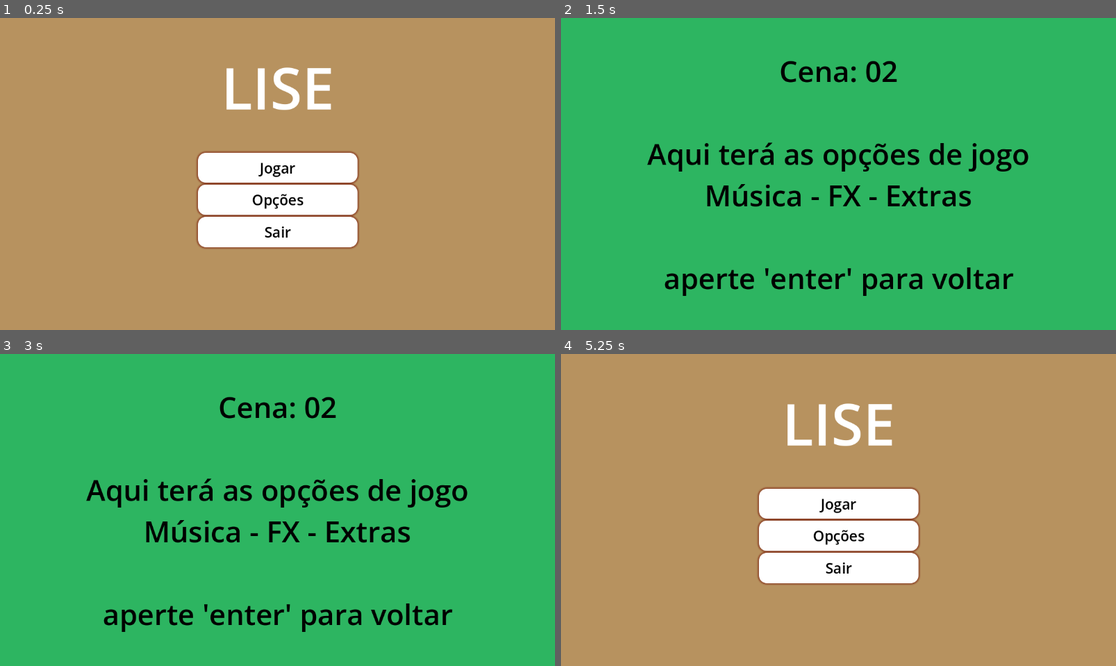
Above: before the commit, frames 1-4 (two rows, left to right).
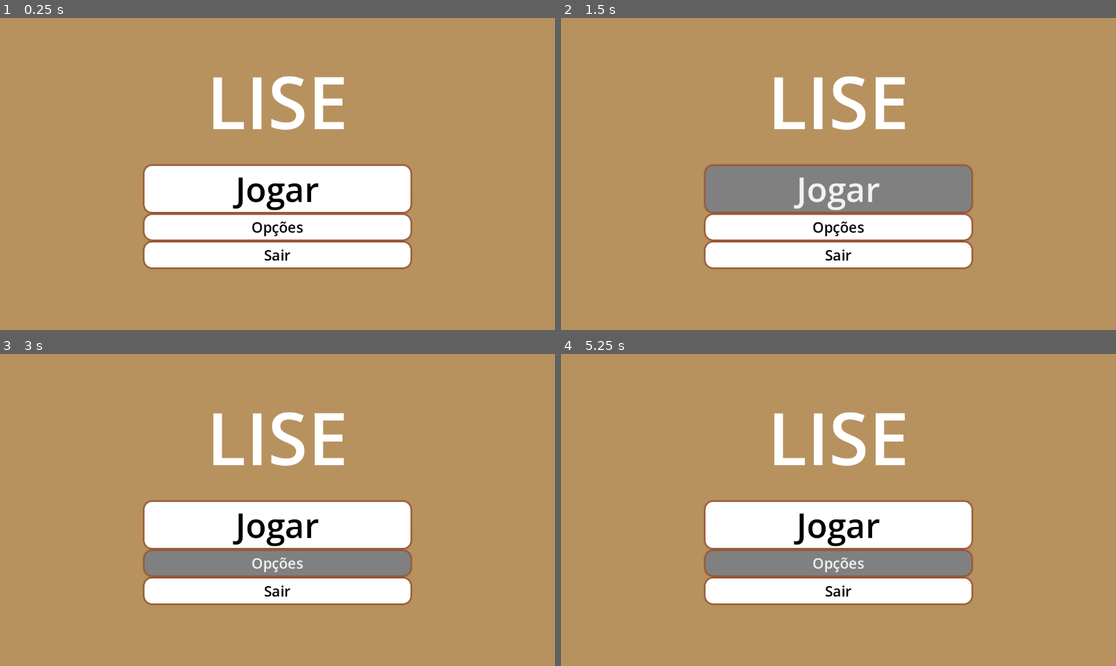
Above: after the commit, the same moments.

Repository: joaquimciencias/game-lise-clicker
Game: Godot game, scene res://Scenes/00-main_menu.tscn
The game is run twice, just before and just after one commit, with the same random seed, the same clock (stepped at 60 frames per second) and the same inputs.
Inputs (mouse positions are in pixels of both pictures, inside the frame that each line leads up to):
- Up to frame 1 (0.25 s): no input
- Up to frame 2 (1.5 s): click "Opções" at 0.5 s; click (838, 189) at 1.25 s, where only the run after the commit has a clickable "Jogar"
- Up to frame 3 (3 s): click (277, 525) at 2 s, where only the run after the commit has a clickable "Jogar"; click (277, 563) at 2.75 s, where only the run after the commit has a clickable "Opções"
- Up to frame 4 (5.25 s): click (838, 525) at 3.5 s, where only the run after the commit has a clickable "Jogar"; click (838, 563) at 4.25 s, where only the run after the commit has a clickable "Opções"; tap Enter (ui_accept) at 5, 5.1 s

The runs differ from the first frame. In frame 1, 14% of the frame differs, in the area x 25-75%, y 15-81%; in frame 2, 100%, in the area x 0-100%, y 0-100%; in frame 3, 100%; in frame 4, 16%.

Commit message:
Melhorado Menu e game
- adicinonado composition no menu
- adicionado barras de progresso e scripts na cena game

Diff:
--- a/Scenes/00-main_menu.tscn
+++ b/Scenes/00-main_menu.tscn
@@ -1,82 +1,15 @@
 [gd_scene format=3 uid="uid://jji7dfptqi1l"]
 
 [ext_resource type="Script" uid="uid://d2ktjhwsgwll2" path="res://Scripts/main_menu.gd" id="1_1tw60"]
+[ext_resource type="PackedScene" uid="uid://dkg2ss3o528j2" path="res://Scenes/MenuButton.tscn" id="2_s1yor"]
 
 [sub_resource type="StyleBoxFlat" id="StyleBoxFlat_ig7tw"]
 bg_color = Color(0.7192035, 0.5718752, 0.37420273, 1)
 
-[sub_resource type="StyleBoxFlat" id="StyleBoxFlat_7dm0k"]
-bg_color = Color(1, 1, 1, 1)
-border_color = Color(0.15847227, 0.15847233, 0.15847221, 1)
-border_blend = true
-corner_radius_top_left = 16
-corner_radius_top_right = 16
-corner_radius_bottom_right = 16
-corner_radius_bottom_left = 16
-shadow_color = Color(0.43872616, 0.06018833, 2.4065375e-08, 0.6)
-shadow_size = 5
-
-[sub_resource type="StyleBoxFlat" id="StyleBoxFlat_h2yge"]
-bg_color = Color(0.1584723, 0.15847233, 0.1584723, 1)
-border_blend = true
-corner_radius_top_left = 16
-corner_radius_top_right = 16
-corner_radius_bottom_right = 16
-corner_radius_bottom_left = 16
-shadow_color = Color(0.43872616, 0.06018833, 2.4065375e-08, 0.6)
-shadow_size = 5
-
-[sub_resource type="StyleBoxFlat" id="StyleBoxFlat_0xm2m"]
-bg_color = Color(0.50140655, 0.5014065, 0.5014065, 1)
-border_blend = true
-corner_radius_top_left = 16
-corner_radius_top_right = 16
-corner_radius_bottom_right = 16
-corner_radius_bottom_left = 16
-shadow_color = Color(0.43872616, 0.06018833, 2.4065375e-08, 0.6)
-shadow_size = 5
-
-[sub_resource type="StyleBoxFlat" id="StyleBoxFlat_lquwl"]
-bg_color = Color(0.1584723, 0.15847233, 0.1584723, 1)
-border_blend = true
-corner_radius_top_left = 16
-corner_radius_top_right = 16
-corner_radius_bottom_right = 16
-corner_radius_bottom_left = 16
-shadow_color = Color(0.43872616, 0.06018833, 2.4065375e-08, 0.6)
-shadow_size = 5
-
-[sub_resource type="StyleBoxFlat" id="StyleBoxFlat_7mycd"]
-bg_color = Color(0.50140655, 0.5014065, 0.5014065, 1)
-border_blend = true
-corner_radius_top_left = 16
-corner_radius_top_right = 16
-corner_radius_bottom_right = 16
-corner_radius_bottom_left = 16
-shadow_color = Color(0.43872616, 0.06018833, 2.4065375e-08, 0.6)
-shadow_size = 5
-
-[sub_resource type="StyleBoxFlat" id="StyleBoxFlat_1bvp3"]
-bg_color = Color(0.1584723, 0.15847233, 0.1584723, 1)
-border_blend = true
-corner_radius_top_left = 16
-corner_radius_top_right = 16
-corner_radius_bottom_right = 16
-corner_radius_bottom_left = 16
-shadow_color = Color(0.43872616, 0.06018833, 2.4065375e-08, 0.6)
-shadow_size = 5
-
-[node name="MainMenu" type="Control" unique_id=438082473]
-layout_mode = 3
-anchors_preset = 15
-anchor_right = 1.0
-anchor_bottom = 1.0
-grow_horizontal = 2
-grow_vertical = 2
+[node name="MainMenu" type="CanvasLayer" unique_id=643699828]
 script = ExtResource("1_1tw60")
 
-[node name="Panel" type="Panel" parent="." unique_id=1100237124]
-layout_mode = 1
+[node name="Background" type="Panel" parent="." unique_id=1100237124]
 anchors_preset = 15
 anchor_right = 1.0
 anchor_bottom = 1.0
@@ -84,65 +17,45 @@
 grow_vertical = 2
 theme_override_styles/panel = SubResource("StyleBoxFlat_ig7tw")
 
-[node name="VBoxContainer" type="VBoxContainer" parent="." unique_id=989155235]
-layout_mode = 1
-anchors_preset = 8
-anchor_left = 0.5
-anchor_top = 0.5
-anchor_right = 0.5
-anchor_bottom = 0.5
-offset_left = -165.5
-offset_top = -44.0
-offset_right = 165.5
-offset_bottom = 152.0
+[node name="UserInterface" type="MarginContainer" parent="." unique_id=831212140]
+anchors_preset = 15
+anchor_right = 1.0
+anchor_bottom = 1.0
 grow_horizontal = 2
 grow_vertical = 2
-theme_override_constants/separation = 4
+theme_override_constants/margin_left = 300
+theme_override_constants/margin_top = 70
+theme_override_constants/margin_right = 300
+theme_override_constants/margin_bottom = 130
 
-[node name="Start" type="Button" parent="VBoxContainer" unique_id=815109016]
+[node name="MenuOptions" type="VBoxContainer" parent="UserInterface" unique_id=989155235]
 layout_mode = 2
-size_flags_vertical = 3
-theme_override_colors/font_color = Color(0, 0, 0, 1)
-theme_override_font_sizes/font_size = 30
-theme_override_styles/normal = SubResource("StyleBoxFlat_7dm0k")
-theme_override_styles/pressed = SubResource("StyleBoxFlat_h2yge")
-theme_override_styles/hover = SubResource("StyleBoxFlat_0xm2m")
+theme_override_constants/separation = 6
+
+[node name="LiseLogo" type="Label" parent="UserInterface/MenuOptions" unique_id=2049152389]
+layout_mode = 2
+theme_override_colors/font_shadow_color = Color(0.51274824, 0.107140146, 0.229482, 0)
+theme_override_font_sizes/font_size = 150
+text = "LISE"
+horizontal_alignment = 1
+
+[node name="HSeparator" type="HSeparator" parent="UserInterface/MenuOptions" unique_id=221334401]
+modulate = Color(1, 1, 1, 0)
+layout_mode = 2
+theme_override_constants/separation = 20
+
+[node name="Start" parent="UserInterface/MenuOptions" unique_id=821937510 instance=ExtResource("2_s1yor")]
+layout_mode = 2
+theme_override_font_sizes/font_size = 70
 text = "Jogar"
 
-[node name="Options" type="Button" parent="VBoxContainer" unique_id=1021516295]
+[node name="Options" parent="UserInterface/MenuOptions" unique_id=183552311 instance=ExtResource("2_s1yor")]
 layout_mode = 2
-size_flags_vertical = 3
-theme_override_colors/font_color = Color(0, 0, 0, 1)
-theme_override_font_sizes/font_size = 30
-theme_override_styles/normal = SubResource("StyleBoxFlat_7dm0k")
-theme_override_styles/pressed = SubResource("StyleBoxFlat_lquwl")
-theme_override_styles/hover = SubResource("StyleBoxFlat_7mycd")
-text = "Opções"
+text = "Opções
+"
+action_type = 1
 
-[node name="Exit" type="Button" parent="VBoxContainer" unique_id=1087723708]
+[node name="Exit" parent="UserInterface/MenuOptions" unique_id=1962946858 instance=ExtResource("2_s1yor")]
 layout_mode = 2
-size_flags_vertical = 3
-theme_override_colors/font_color = Color(0, 0, 0, 1)
-theme_override_font_sizes/font_size = 30
-theme_override_styles/normal = SubResource("StyleBoxFlat_7dm0k")
-theme_override_styles/pressed = SubResource("StyleBoxFlat_1bvp3")
-theme_override_styles/hover = SubResource("StyleBoxFlat_0xm2m")
 text = "Sair"
-
-[node name="Label" type="Label" parent="." unique_id=2049152389]
-layout_mode = 1
-anchors_preset = 5
-anchor_left = 0.5
-anchor_right = 0.5
-offset_left = -117.5
-offset_top = 61.0
-offset_right = 117.5
-offset_bottom = 226.0
-grow_horizontal = 2
-theme_override_colors/font_shadow_color = Color(0.51274824, 0.107140146, 0.229482, 0)
-theme_override_font_sizes/font_size = 120
-text = "LISE"
-
-[connection signal="pressed" from="VBoxContainer/Start" to="." method="_on_start_pressed"]
-[connection signal="pressed" from="VBoxContainer/Options" to="." method="_on_options_pressed"]
-[connection signal="pressed" from="VBoxContainer/Exit" to="." method="_on_exit_pressed"]
+action_type = 2
--- a/Scenes/01-game.tscn
+++ b/Scenes/01-game.tscn
@@ -1,39 +1,46 @@
 [gd_scene format=3 uid="uid://blt1qg6n423in"]
 
 [ext_resource type="Script" uid="uid://dpb2snxgdw3p6" path="res://Scripts/stage_01.gd" id="1_ea7fd"]
+[ext_resource type="Script" uid="uid://c3vbswg6b3t4f" path="res://Scripts/button.gd" id="2_ndsx1"]
+[ext_resource type="Script" uid="uid://hhdbqql71g65" path="res://Scripts/lb_ligacoes.gd" id="3_dfrvd"]
+[ext_resource type="Script" uid="uid://dyjb1tt8b3qbx" path="res://Scripts/game_manager.gd" id="4_welcp"]
+[ext_resource type="Script" uid="uid://bfxtusfbhoaem" path="res://Scripts/data_handler.gd" id="5_ehpp2"]
 
-[sub_resource type="StyleBoxFlat" id="StyleBoxFlat_4m4ha"]
-bg_color = Color(0.9065843, 0.46122694, 0, 1)
+[sub_resource type="StyleBoxFlat" id="StyleBoxFlat_tlyib"]
+bg_color = Color(0.88939655, 0.4748937, 0.08416151, 1)
 
-[node name="Control" type="Control" unique_id=56148026]
+[sub_resource type="StyleBoxFlat" id="StyleBoxFlat_4pyk1"]
+bg_color = Color(1, 0.34824917, 0.19901907, 1)
+shadow_size = 12
+
+[sub_resource type="StyleBoxFlat" id="StyleBoxFlat_ryk25"]
+bg_color = Color(0, 0.62895006, 0.98290104, 1)
+
+[sub_resource type="StyleBoxFlat" id="StyleBoxFlat_n3a5q"]
+bg_color = Color(0.29548526, 0.6496862, 0.77365345, 1)
+
+[node name="Main_Game" type="Node" unique_id=550148813]
+script = ExtResource("1_ea7fd")
+
+[node name="UI" type="Control" parent="." unique_id=2043035273]
 layout_mode = 3
 anchors_preset = 15
 anchor_right = 1.0
 anchor_bottom = 1.0
 grow_horizontal = 2
 grow_vertical = 2
-script = ExtResource("1_ea7fd")
 
-[node name="Panel" type="Panel" parent="." unique_id=803653746]
-layout_mode = 1
-anchors_preset = 15
-anchor_right = 1.0
-anchor_bottom = 1.0
-grow_horizontal = 2
-grow_vertical = 2
-theme_override_styles/panel = SubResource("StyleBoxFlat_4m4ha")
-
-[node name="Label" type="Label" parent="." unique_id=927178621]
+[node name="Label" type="Label" parent="UI" unique_id=927178621]
 layout_mode = 1
 anchors_preset = 8
 anchor_left = 0.5
 anchor_top = 0.5
 anchor_right = 0.5
 anchor_bottom = 0.5
-offset_left = -257.0
-offset_top = -84.5
-offset_right = 257.0
-offset_bottom = 84.5
+offset_left = -554.0
+offset_top = -679.0
+offset_right = 495.0
+offset_bottom = -338.0
 grow_horizontal = 2
 grow_vertical = 2
 theme_override_colors/font_color = Color(0, 0, 0, 1)
@@ -41,7 +48,102 @@
 text = "Cena: 01
 
 Parte principal do jogo
-onde o player ficará por mais tempo
+onde o player ficará por mais tempo"
+horizontal_alignment = 1
 
-aperte 'enter' para voltar"
-horizontal_alignment = 1
+[node name="Panel" type="Panel" parent="UI" unique_id=1057655537]
+layout_mode = 1
+anchors_preset = 15
+anchor_right = 1.0
+anchor_bottom = 1.0
+grow_horizontal = 2
+grow_vertical = 2
+theme_override_styles/panel = SubResource("StyleBoxFlat_tlyib")
+
+[node name="Button" type="Button" parent="." unique_id=1741170248]
+anchors_preset = 8
+anchor_left = 0.5
+anchor_top = 0.5
+anchor_right = 0.5
+anchor_bottom = 0.5
+offset_left = -55.0
+offset_top = -15.5
+offset_right = 55.0
+offset_bottom = 15.5
+grow_horizontal = 2
+grow_vertical = 2
+theme_override_font_sizes/font_size = 45
+text = "CLIQUE AQUI"
+script = ExtResource("2_ndsx1")
+
+[node name="Lb_Ligacoes" type="Label" parent="." unique_id=1599122705]
+anchors_preset = 8
+anchor_left = 0.5
+anchor_top = 0.5
+anchor_right = 0.5
+anchor_bottom = 0.5
+offset_left = -47.0
+offset_top = -125.0
+offset_right = 47.0
+offset_bottom = -97.0
+grow_horizontal = 2
+grow_vertical = 2
+theme_override_colors/font_color = Color(0, 0, 0, 1)
+theme_override_font_sizes/font_size = 20
+text = "Ligações: "
+script = ExtResource("3_dfrvd")
+
+[node name="Pb_Ligacoes" type="ProgressBar" parent="." unique_id=705709579]
+anchors_preset = 8
+anchor_left = 0.5
+anchor_top = 0.5
+anchor_right = 0.5
+anchor_bottom = 0.5
+offset_left = -98.5
+offset_top = -82.5
+offset_right = 98.5
+offset_bottom = -55.5
+grow_horizontal = 2
+grow_vertical = 2
+theme_override_colors/font_color = Color(0, 0.6382967, 0.60008645, 1)
+theme_override_constants/outline_size = 16
+theme_override_font_sizes/font_size = 19
+theme_override_styles/background = SubResource("StyleBoxFlat_4pyk1")
+theme_override_styles/fill = SubResource("StyleBoxFlat_ryk25")
+
+[node name="Lb_satisf" type="Label" parent="." unique_id=112515515]
+anchors_preset = 5
+anchor_left = 0.5
+anchor_right = 0.5
+offset_left = -172.0
+offset_top = 18.0
+offset_right = 172.0
+offset_bottom = 52.0
+grow_horizontal = 2
+theme_override_colors/font_color = Color(0, 0, 0, 1)
+theme_override_font_sizes/font_size = 24
+text = "Satisfação da população geral"
+
+[node name="Pb_Satisfacao_geral" type="ProgressBar" parent="." unique_id=227763501]
+anchors_preset = 5
+anchor_left = 0.5
+anchor_right = 0.5
+offset_left = -522.0
+offset_top = 61.0
+offset_right = 522.0
+offset_bottom = 128.0
+grow_horizontal = 2
+theme_override_colors/font_color = Color(1, 1, 1, 1)
+theme_override_constants/outline_size = 25
+theme_override_font_sizes/font_size = 40
+theme_override_styles/background = SubResource("StyleBoxFlat_n3a5q")
+theme_override_styles/fill = SubResource("StyleBoxFlat_ryk25")
+
+[node name="GameManager" type="Node" parent="." unique_id=1742745389]
+script = ExtResource("4_welcp")
+
+[node name="PassiveIncomeTimer" type="Timer" parent="GameManager" unique_id=996021829]
+autostart = true
+
+[node name="DataHandler" type="Node" parent="." unique_id=1659420301]
+script = ExtResource("5_ehpp2")
--- /dev/null
+++ b/Scenes/MenuButton.tscn
@@ -0,0 +1,48 @@
+[gd_scene format=3 uid="uid://dkg2ss3o528j2"]
+
+[ext_resource type="Script" uid="uid://lsbdpn0psamu" path="res://Scripts/menu_button.gd" id="1_j7qw7"]
+
+[sub_resource type="StyleBoxFlat" id="StyleBoxFlat_7dm0k"]
+bg_color = Color(1, 1, 1, 1)
+border_color = Color(0.15847227, 0.15847233, 0.15847221, 1)
+border_blend = true
+corner_radius_top_left = 16
+corner_radius_top_right = 16
+corner_radius_bottom_right = 16
+corner_radius_bottom_left = 16
+shadow_color = Color(0.43872616, 0.06018833, 2.4065375e-08, 0.6)
+shadow_size = 5
+
+[sub_resource type="StyleBoxFlat" id="StyleBoxFlat_1bvp3"]
+bg_color = Color(0.1584723, 0.15847233, 0.1584723, 1)
+border_blend = true
+corner_radius_top_left = 16
+corner_radius_top_right = 16
+corner_radius_bottom_right = 16
+corner_radius_bottom_left = 16
+shadow_color = Color(0.43872616, 0.06018833, 2.4065375e-08, 0.6)
+shadow_size = 5
+
+[sub_resource type="StyleBoxFlat" id="StyleBoxFlat_0xm2m"]
+bg_color = Color(0.50140655, 0.5014065, 0.5014065, 1)
+border_blend = true
+corner_radius_top_left = 16
+corner_radius_top_right = 16
+corner_radius_bottom_right = 16
+corner_radius_bottom_left = 16
+shadow_color = Color(0.43872616, 0.06018833, 2.4065375e-08, 0.6)
+shadow_size = 5
+
+[node name="MenuButton" type="Button" unique_id=821937510]
+offset_right = 100.0
+offset_bottom = 42.0
+size_flags_vertical = 3
+theme_override_colors/font_color = Color(0, 0, 0, 1)
+theme_override_font_sizes/font_size = 30
+theme_override_styles/normal = SubResource("StyleBoxFlat_7dm0k")
+theme_override_styles/pressed = SubResource("StyleBoxFlat_1bvp3")
+theme_override_styles/hover = SubResource("StyleBoxFlat_0xm2m")
+text = "Button"
+script = ExtResource("1_j7qw7")
+
+[connection signal="pressed" from="." to="." method="_on_pressed"]
--- /dev/null
+++ b/Scripts/button.gd
@@ -0,0 +1,11 @@
+extends Button # Ou TextureButton, dependendo do nó que você usou
+
+@onready var data_handler = $"../DataHandler" # Ajuste o caminho até o seu DataHandler
+
+func _ready() -> void:
+	# Conecta o clique do botão diretamente à função correspondente
+	pressed.connect(_on_pressed)
+
+func _on_pressed() -> void:
+	if data_handler:
+		data_handler.realizar_clique()
--- /dev/null
+++ b/Scripts/data_handler.gd
@@ -0,0 +1,17 @@
+extends Node
+
+# Sinais para avisar o resto do jogo que algo mudou
+signal moedas_alteradas(nova_quantidade)
+
+# Variáveis de estado do jogo
+var coins: int = 0
+var passive_income: int = 5 # Começamos com 5 para testar se o GameManager funciona
+var coins_per_click: int = 1
+
+func adicionar_moedas(quantidade: int) -> void:
+	coins += quantidade
+	emit_signal("moedas_alteradas", coins)
+	print("DataHandler: Moedas atuais: ", coins)
+
+func realizar_clique() -> void:
+	adicionar_moedas(coins_per_click)
--- /dev/null
+++ b/Scripts/game_manager.gd
@@ -0,0 +1,23 @@
+extends Node
+
+# Referência ao nó que guarda os dados (ajuste o caminho se necessário no seu projeto)
+@onready var data_handler = $"../DataHandler"
+@onready var passive_income_timer = $PassiveIncomeTimer
+
+func _ready() -> void:
+	# Conecta o sinal do Timer à nossa função de ganho passivo
+	passive_income_timer.timeout.connect(_on_passive_income_timer_timeout)
+	print("GameManager: Iniciado com sucesso!")
+
+# Esta função roda a cada 1 segundo graças ao Timer
+func _on_passive_income_timer_timeout() -> void:
+	calcular_ganho_passivo()
+
+func calcular_ganho_passivo() -> void:
+	# Verificamos se o DataHandler existe para evitar erros no console
+	if data_handler:
+		if data_handler.passive_income > 0:
+			data_handler.adicionar_moedas(data_handler.passive_income)
+			print("GameManager: Ganho passivo aplicado de +", data_handler.passive_income)
+	else:
+		print("GameManager Erro: DataHandler não encontrado na árvore!")
--- /dev/null
+++ b/Scripts/lb_ligacoes.gd
@@ -0,0 +1,14 @@
+extends Label
+
+@onready var data_handler = $"../DataHandler" # Ajuste o caminho até o seu DataHandler
+
+func _ready() -> void:
+	if data_handler:
+		# Nos inscrevemos no sinal do DataHandler.
+		# Sempre que as moedas mudarem, o texto muda.
+		data_handler.moedas_alteradas.connect(_on_moedas_alteradas)
+		text = "Moedas: " + str(data_handler.coins)
+
+func _on_moedas_alteradas(nova_quantidade: int) -> void:
+	text = "Moedas: " + str(nova_quantidade)
+	$"../Pb_Ligacoes".value = nova_quantidade
--- a/Scripts/main_menu.gd
+++ b/Scripts/main_menu.gd
@@ -1,4 +1,4 @@
-extends Control
+extends CanvasLayer
 
 
 # Called when the node enters the scene tree for the first time.
--- /dev/null
+++ b/Scripts/menu_button.gd
@@ -0,0 +1,18 @@
+extends Button
+
+# Definimos os tipos de botões que podem existir no jogo
+enum ButtonAction { PLAY, OPTIONS, QUIT, BACK, CREDITS }
+
+# Expõe no Inspetor para você escolher o que este botão específico faz
+@export var action_type: ButtonAction = ButtonAction.PLAY
+
+# Sinal personalizado que envia o tipo da ação quando clicado
+signal menu_button_pressed(action: ButtonAction)
+
+func _ready() -> void:
+	# Conecta o sinal padrão do Button à nossa função interna
+	pressed.connect(_on_pressed)
+
+func _on_pressed() -> void:
+	# Emite o nosso sinal personalizado passando o tipo da ação
+	menu_button_pressed.emit(action_type)
--- a/Scripts/stage_01.gd
+++ b/Scripts/stage_01.gd
@@ -1,5 +1,6 @@
-extends Control
+extends Node
 
+var ligacoes = 0
 
 # Called when the node enters the scene tree for the first time.
 func _ready() -> void:
@@ -8,6 +9,5 @@
 
 # Called every frame. 'delta' is the elapsed time since the previous frame.
 func _process(delta: float) -> void:
-	if Input.is_action_just_pressed("ui_accept"):
+	if Input.is_key_pressed(KEY_ESCAPE):
 		get_tree().change_scene_to_file("res://Scenes/00-main_menu.tscn")
-"res://Scenes/00-main_menu.tscn"
--- /dev/null
+++ b/menu_button.gd
@@ -0,0 +1,31 @@
+# MenuButtonOptions.gd
+extends MenuButton
+
+# Criamos um enum para identificar as opções sem usar texto direto (evita bugs de digitação)
+enum Options { SAVE_GAME, LOAD_GAME, SETTINGS, QUIT }
+
+var popup: PopupMenu = get_popup()
+
+func _ready() -> void:
+	# 1. Adiciona os itens ao menu dropdown
+	popup.add_item("Salvar Jogo", Options.SAVE_GAME)
+	popup.add_item("Carregar Jogo", Options.LOAD_GAME)
+	popup.add_separator() # Adiciona uma linha divisória visual
+	popup.add_item("Configurações", Options.SETTINGS)
+	popup.add_item("Sair", Options.QUIT)
+
+	# 2. Conecta o sinal de clique de um item à nossa função
+	popup.id_pressed.connect(_on_item_pressed)
+
+func _on_item_pressed(id: int) -> void:
+	# O 'id' recebido corresponde ao valor que definimos no Enum Options
+	match id:
+		Options.SAVE_GAME:
+			print("Salvar selecionado!")
+			# Aqui você chamaria seu SaveManager.save_game()
+		Options.LOAD_GAME:
+			print("Carregar selecionado!")
+		Options.SETTINGS:
+			print("Abrir painel de configurações.")
+		Options.QUIT:
+			get_tree().quit() # Fecha o jogo
--- /dev/null
+++ b/menu_button.tscn
@@ -0,0 +1,21 @@
+[gd_scene format=3 uid="uid://bx4yyyrypmk2u"]
+
+[ext_resource type="Script" uid="uid://cqxnkkua46fxb" path="res://menu_button.gd" id="1_yrgx8"]
+
+[sub_resource type="StyleBoxFlat" id="StyleBoxFlat_u5kik"]
+bg_color = Color(1, 1, 1, 1)
+
+[sub_resource type="StyleBoxFlat" id="StyleBoxFlat_yrgx8"]
+bg_color = Color(0.6128619, 0.33291617, 0.11594612, 1)
+
+[sub_resource type="StyleBoxFlat" id="StyleBoxFlat_cpvkq"]
+bg_color = Color(0.87309647, 0.40594178, 0.7129024, 1)
+
+[node name="MenuButton" type="MenuButton" unique_id=2129954893]
+offset_right = 8.0
+offset_bottom = 8.0
+theme_override_styles/normal = SubResource("StyleBoxFlat_u5kik")
+theme_override_styles/pressed = SubResource("StyleBoxFlat_yrgx8")
+theme_override_styles/hover = SubResource("StyleBoxFlat_cpvkq")
+text = "Button"
+script = ExtResource("1_yrgx8")
--- a/project.godot
+++ b/project.godot
@@ -13,7 +13,7 @@
 config/name="Game_Lise_Clicker"
 run/main_scene="uid://jji7dfptqi1l"
 config/features=PackedStringArray("4.6", "GL Compatibility")
-config/icon="res://Assets/icon.svg"
+config/icon="res://Assets/IMG/icon.svg"
 
 [physics]
 
Renamed: Assets/icon.svg -> Assets/IMG/icon.svg
Not shown, changed: Assets/IMG/icon.svg.import
Not shown, added: Scripts/button.gd.uid
Not shown, added: Scripts/data_handler.gd.uid
Not shown, added: Scripts/game_manager.gd.uid
Not shown, added: Scripts/lb_ligacoes.gd.uid
Not shown, added: Scripts/menu_button.gd.uid
Not shown, added: menu_button.gd.uid
